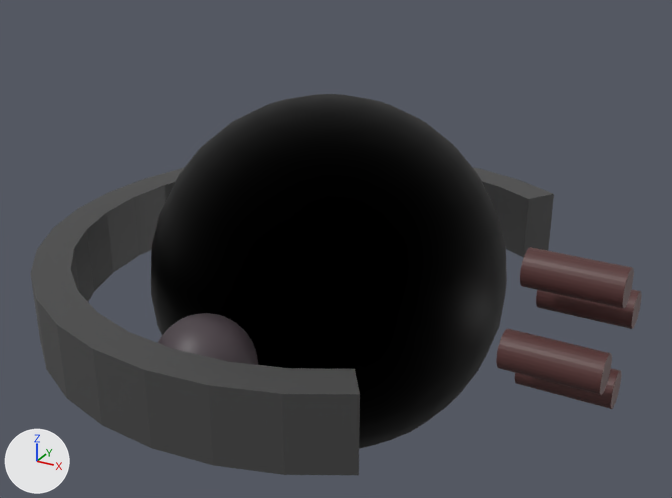
Renders of the Blender file Assets/Prefabs/Enemy/Drone/Drone1/Model/Drone1.blend from each side of a commit.
Both versions are drawn from a 50 mm camera at (2.35, -4.2, 2.25) aimed at (0.02, 0.06, 0.12). The axes (+X, +Y, +Z) are drawn at lower left. The lights are the same throughout.

Objects in the first picture: 'Body', 'Joint', 'Role1', 'Role2', 'Wing'.
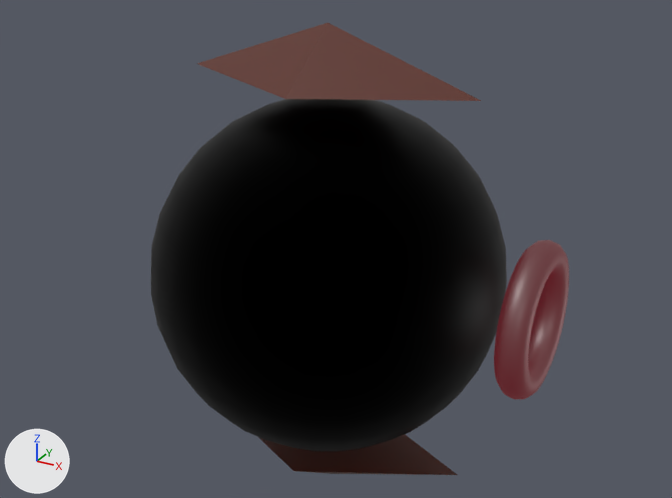
Pixel boxes [x1, y1, x2, y2] of what changed, in the pictures (672 x 498 px):
'Wing', deleted
    before: [30, 167, 554, 475]
'Wing_Top', added
    after: [197, 23, 481, 101]
'BulletRole', added
    after: [494, 240, 569, 399]
'Role1', deleted
    before: [496, 289, 641, 395]
'Role2', deleted
    before: [515, 247, 634, 409]
'Wing_Bottom', added
    after: [258, 434, 457, 475]
'Joint', deleted
    before: [158, 313, 258, 365]

Patch to the scene script:
```diff
--- a/Assets/Prefabs/Enemy/Drone/Drone1/Model/Drone1.blend.py
+++ b/Assets/Prefabs/Enemy/Drone/Drone1/Model/Drone1.blend.py
@@ mat_マテリアル_005 @@
+mat_マテリアル_005 = principled_material('マテリアル.005')
+mat_マテリアル_005.base_color = (0.112, 0.112, 0.112)  # dark grey #5e5e5e
+mat_マテリアル_005.metallic = 1.0
+mat_マテリアル_005.emission_color = (1.0, 0.0604, 0.109)  # red #ff465d
+mat_マテリアル_005.emission_strength = 0.1
@@ mat_マテリアル_002 @@
+mat_マテリアル_002 = principled_material('マテリアル.002')
+mat_マテリアル_002.base_color = (0.106, 0.0245, 0.0144)  # dark red #5c2b20
@@ me_トーラス @@
+me_トーラス.from_pydata(...)  # a torus around z (ring radius 1.0, tube radius 0.25) spanning x -1.25..1.25, y -1.25..1.25, z -0.25..0.25
+me_トーラス.polygons.foreach_set('use_smooth', [True] * 576)
+me_トーラス.materials.append(mat_マテリアル_005)  # dark grey #5e5e5e
@@ me_立方体 @@
+me_立方体.from_pydata([(-1.41, 0.0, 0.0), (0.0, 0.0, 0.5), (0.0, 0.71, 0.0), (0.0, -0.71, 0.0), (1.41, 0.0, 0.0)], [], [(0, 1, 2), (2, 1, 4), (4, 1, 3), (3, 1, 0), (2, 4, 3, 0)])
+me_立方体.materials.append(mat_マテリアル_002)  # dark red #5c2b20
@@ ob_wing @@
-ob_wing = bpy.data.objects.new('Wing', me_円柱)
-ob_wing.location = (0.0, 0.0, 0.0)
-ob_wing.rotation_euler = (0.0, 0.0, -1.571)  # degrees (0, 0, -90)
-ob_wing.scale = (1.0, 1.0, 2.0)
@@ ob_joint @@
-ob_joint = bpy.data.objects.new('Joint', me_球_001)
-ob_joint.location = (0.0, 0.0, 0.0)
-ob_joint.scale = (0.246, 0.246, 0.246)
-_m = ob_joint.modifiers.new('ミラー', 'MIRROR')
-_m.use_axis = (False, True, False)
@@ ob_role1 @@
-ob_role1 = bpy.data.objects.new('Role1', me_円柱_001)
-ob_role1.location = (0.0, 0.0, 0.0)
-ob_role1.rotation_euler = (0.105, 0.0, 0.0)  # degrees (6, 0, 0)
-_m = ob_role1.modifiers.new('ミラー', 'MIRROR')
-_m.use_axis = (False, True, False)
@@ ob_role2 @@
-ob_role2 = bpy.data.objects.new('Role2', me_円柱_002)
-ob_role2.location = (0.0, 0.0, 0.0)
-ob_role2.rotation_euler = (0.105, 0.0, 0.0)  # degrees (6, 0, 0)
-_m = ob_role2.modifiers.new('ミラー', 'MIRROR')
-_m.use_axis = (False, False, True)
@@ ob_bulletrole @@
+ob_bulletrole = bpy.data.objects.new('BulletRole', me_トーラス)
+ob_bulletrole.location = (1.2, 0.0, 0.0)
+ob_bulletrole.rotation_euler = (0.0, -1.57, 0.0)  # degrees (0, -90, 0)
+ob_bulletrole.scale = (0.334, 0.334, 0.334)
@@ ob_wing_bottom @@
+ob_wing_bottom = bpy.data.objects.new('Wing_Bottom', me_立方体)
+ob_wing_bottom.location = (0.0, 0.0, -1.1)
+ob_wing_bottom.rotation_euler = (3.142, 0.0, 0.0)  # degrees (180, 0, 0)
+ob_wing_bottom.scale = (0.6, 0.6, 0.6)
@@ ob_wing_top @@
+ob_wing_top = bpy.data.objects.new('Wing_Top', me_立方体)
+ob_wing_top.location = (0.0, 0.0, 1.1)
+ob_wing_top.scale = (0.6, 0.6, 0.6)
```
